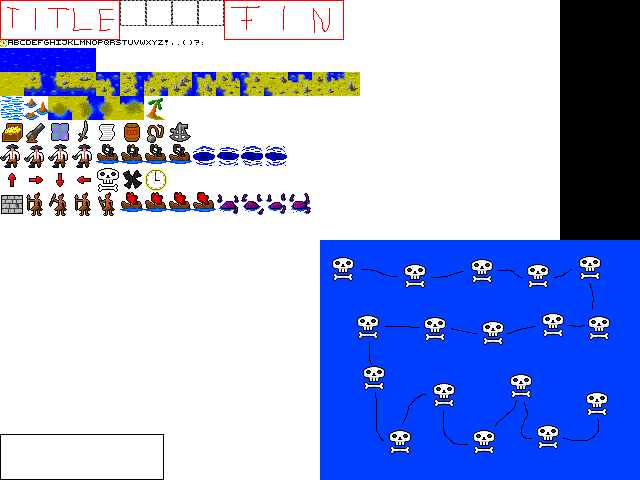
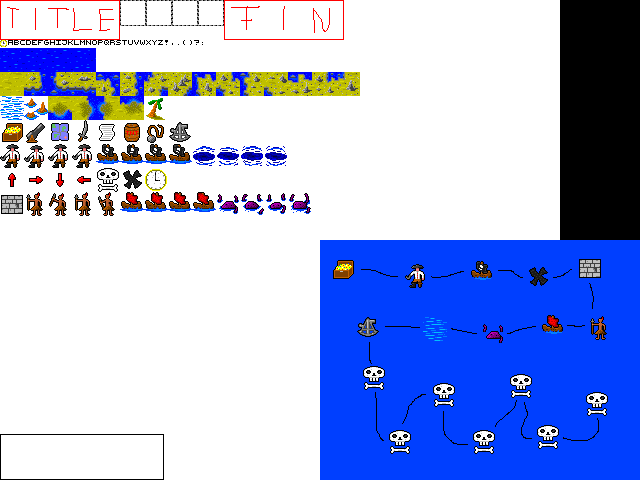
Two versions of the same layered image (w=640, h=480). Layer-by-layer changes:
painted on "content" over [332, 256, 610, 345]
